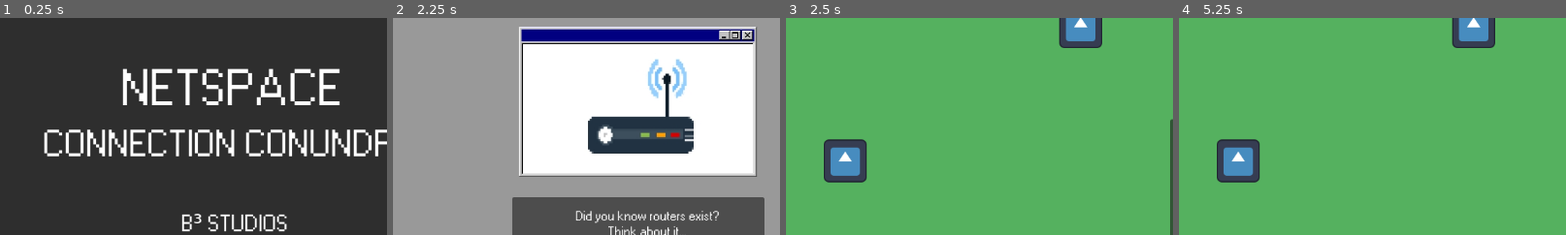
Above: before the commit, frames 1-4 (left to right).
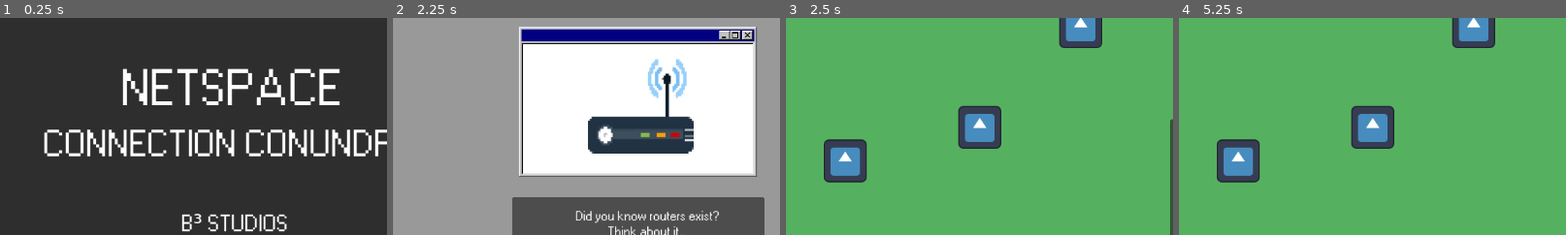
Above: after the commit, the same moments.

Repository: BcubeStudios/Netspace-Game
Game: Godot game, scene res://scenes/opening.tscn
The game is run twice, just before and just after one commit, with the same random seed, the same clock (stepped at 60 frames per second) and the same inputs. The engine's default icon, where the game draws it, is replaced by a stand-in: a white triangle on a blue panel in a dark square.
Inputs (mouse positions are % of the whole screen's width and height, from its top left):
- Up to frame 1 (0.25 s): no input
- Up to frame 2 (2.25 s): click "START GAME" at 0.5 s; move the mouse to (72, 45) at 1.27 s; click (72, 45) at 1.42 s; tap Enter at 2 s; move the mouse to (30, 55) at 2.02 s; click (30, 55) at 2.17 s
- Up to frame 3 (2.5 s): no input
- Up to frame 4 (5.25 s): click "☰" at 2.75 s; click "Info" at 3.5 s; click "Objectives" at 4.25 s; click "☰" at 5 s
The pictures show only the part of the screen within x 18-68%, y 21-71%; the shares and areas given below are measured in that part.

Frames 1-2 are identical in both runs. In frame 3, 2.2% of the frame differs, in the area x 44-56%, y 40-61%; in frame 4, 2.2%.

Commit message:
phedges work fluidly

Diff:
--- a/GodotWorkspace/scripts/Director.gd
+++ b/GodotWorkspace/scripts/Director.gd
@@ -11,14 +11,7 @@
 func _ready():
 	self.createPoint("point1", Vector2i(650, 150))
 	self.createPoint("point2", Vector2i(300, 350))
-	#var point = $Point
-	#var point2 = $Point2
-
-	#point.activate("point1", point.global_position)
-	#points.append(point)
-
-	#point2.activate("point2", point2.global_position)
-	#points.append(point2)
+	self.createPoint("point3", Vector2i(500, 300))
 
 	current_phedge = $phedge
 	current_phedge.reset_origin()
@@ -44,18 +37,23 @@
 		current_phedge.set_origin(current_point)
 		pass
 	else:
-		if event is InputEventMouseButton and event.pressed and current_phedge.is_active() and current_point != null:
-			#new edge
-			var edge = Edge.new(current_phedge.origin, current_point)
-			if(current_phedge.origin.add_edge(edge) and current_point.add_edge(edge)):
-				print("edge made")
-				#reset phedge
-				current_phedge.reset_origin()
-				#add edge to array
-				add_child(edge)
-				#move to almost top
-				move_child(edge, 1)
-				edges.append(edge)
+		if event is InputEventMouseButton and event.pressed and current_phedge.is_active():
+			if current_point != null:
+				#new edge
+				var edge = Edge.new(current_phedge.origin, current_point)
+				if(current_phedge.origin.add_edge(edge) and current_point.add_edge(edge)):
+					print("edge made")
+					#reset phedge
+					current_phedge.reset_origin()
+					#add edge to array
+					add_child(edge)
+					#move to almost top
+					move_child(edge, 1)
+					edges.append(edge)
+			else:
+				if current_point == null:
+					#reset phedge
+					current_phedge.reset_origin()
 			pass
 	pass
 
--- a/GodotWorkspace/scripts/Edge.gd
+++ b/GodotWorkspace/scripts/Edge.gd
@@ -14,6 +14,9 @@
 func _init(new_point1, new_point2):
 	self.point1 = new_point1
 	self.point2 = new_point2
+	self.id = str(max(point1.coords.x, point2.coords.x))+ \
+	str(min(point1.coords.x, point2.coords.x)) + str(max(point1.coords.y, point2.coords.y)) +\
+	str(min(point1.coords.y, point2.coords.y))
 
 func color_change():
 	pass
--- a/GodotWorkspace/scripts/Point.gd
+++ b/GodotWorkspace/scripts/Point.gd
@@ -34,7 +34,7 @@
 
 
 func _draw():
-	draw_circle(coords, 20, Global.Colours["red"])
+	#draw_circle(coords, 20, Global.Colours["red"])
 	pass
 
 
@@ -48,9 +48,8 @@
 	print("No longer pointing!")
 
 func add_edge(edge:Edge) -> bool:
-	for x_edge in edges:
-
-		return false
-
+	for old_edge in edges:
+		if old_edge.id == edge.id:
+			return false
 	edges.append(edge)
 	return true
